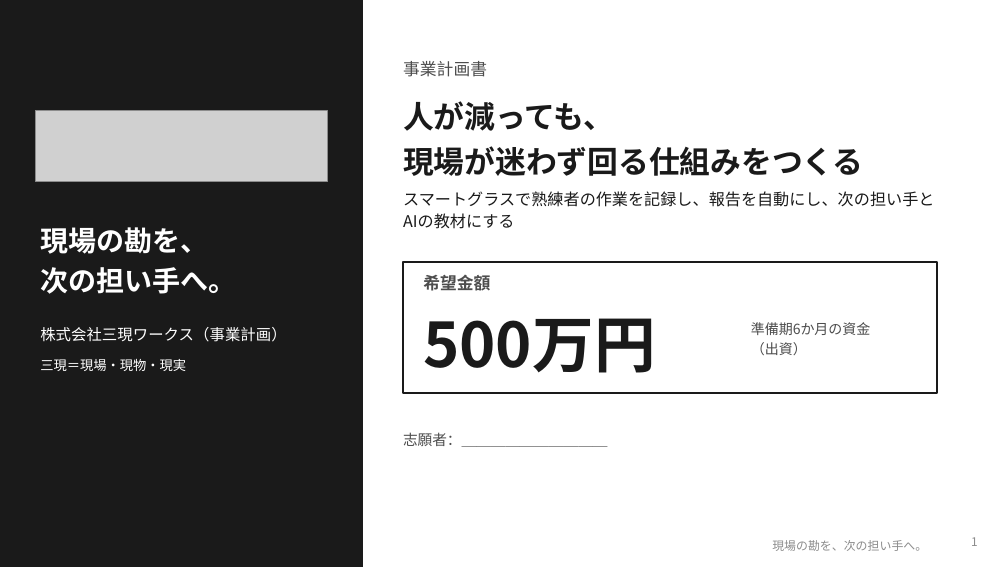
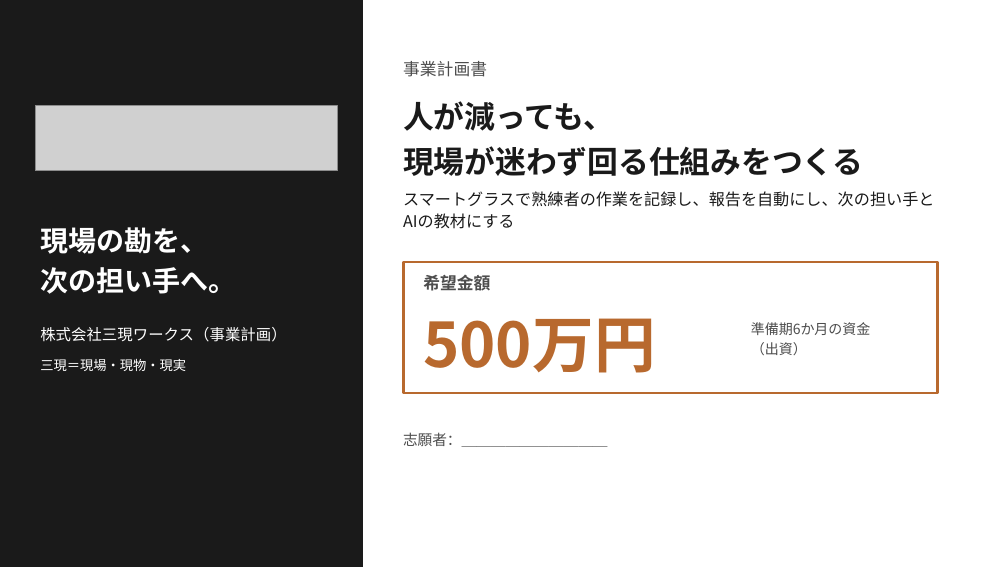
Before and after one commit to SEITOSHIKI/-ai-commute-audio-, a slide deck: slide 1 of deck/令和の虎_事業計画書_三現ワークス.pptx. Drawn at 1008x567 pixels with LibreOffice and Linux fonts; fonts in the diff are those of the drawing; grey boxes stand for pictures; background and template pictures are left out. Boxes give left, top, right and bottom in pixels: in the first picture for what was removed or moved away, otherwise in the second. Text is boxed around its words. In the diff, an @@ line names an element or a change of style, - is before the commit and + after.

```diff
--- a/deck/令和の虎_事業計画書_三現ワークス.pptx
+++ b/deck/令和の虎_事業計画書_三現ワークス.pptx
@@ picture: place and size @@
-picture at (35, 111, 328, 181)
+picture at (35, 106, 338, 170)
@@ rectangle at (403, 262, 937, 393): outline #1A1A1A 1.5 pt to #B8692E 2 pt @@
@@ text "500万円" at (423, 318, 655, 373): text colour #1A1A1A to #B8692E @@
@@ page number removed at (971, 537, 978, 546) @@
-1
@@ text removed at (772, 540, 927, 551) @@
-現場の勘を、次の担い手へ。
```
Also in this commit, not shown: 14 other slides changed, 11 other files.
